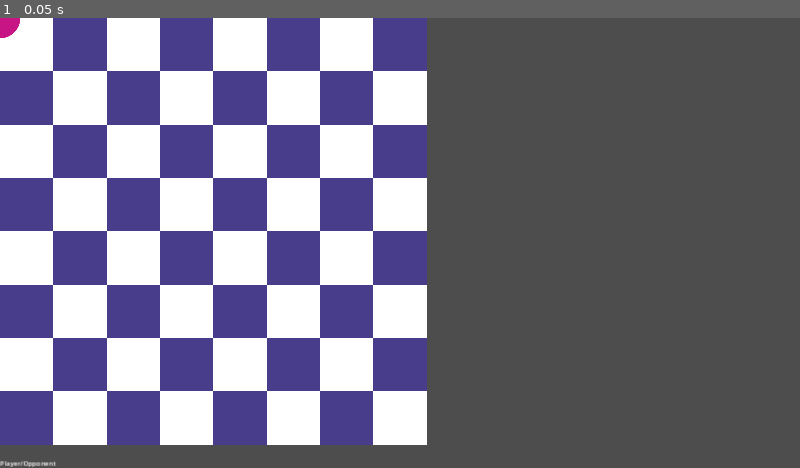
Above: before the commit, frame 1.
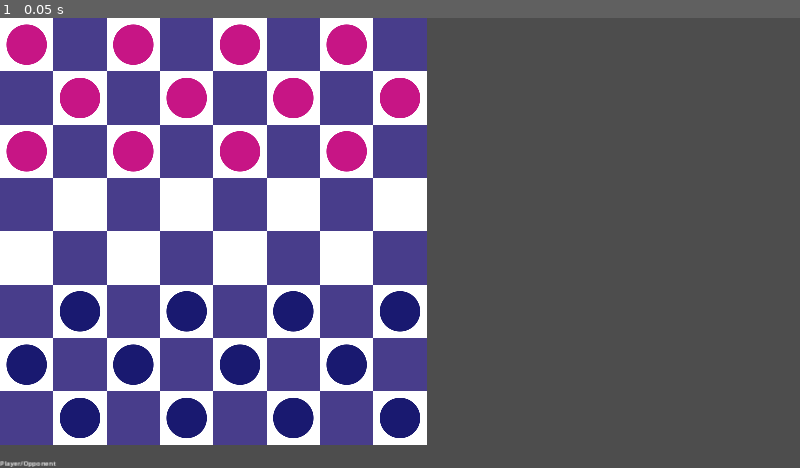
Above: after the commit, the same moment.

Repository: mattsullentrup/godot-checkers
Game: Godot game, scene res://rewrite/level/level.tscn
Two runs of this game, one before a commit and one after it. Both use one fixed random seed, a clock stepped at 60 frames per second and the inputs below.
Inputs:
- Up to frame 1 (0.05 s): no input

The runs differ from the first frame. In frame 1, 8.8% of the frame differs, in the area x 0-53%, y 0-94%.

Commit message:
Work on filling out unit group

Diff:
--- a/9_10_24_checkers/rewrite/autoloads/globals.gd
+++ b/9_10_24_checkers/rewrite/autoloads/globals.gd
@@ -1,5 +1,10 @@
 extends Node
 
 
+enum Team {
+	PLAYER,
+	OPPONENT
+}
+
 const CELL_SIZE = 128
 const GRID_SIZE = 8
--- a/9_10_24_checkers/rewrite/level/level.gd
+++ b/9_10_24_checkers/rewrite/level/level.gd
@@ -6,9 +6,12 @@
 const GRID_SIZE = 8
 
 @onready var _units_container: UnitsContainer = %Units
+@onready var _level_generator: LevelGenerator = %LevelGenerator
 
 
 func _ready() -> void:
+	_level_generator.generate_level()
+
 	_units_container.battle_over.connect(_on_battle_over)
 	_units_container.init()
 	_units_container.start_battle()
--- a/9_10_24_checkers/rewrite/level/level.tscn
+++ b/9_10_24_checkers/rewrite/level/level.tscn
@@ -10,6 +10,7 @@
 script = ExtResource("1_25vf3")
 
 [node name="LevelGenerator" type="Node2D" parent="."]
+unique_name_in_owner = true
 script = ExtResource("1_pjm2a")
 
 [node name="CellHighlights" type="Node2D" parent="."]
@@ -19,9 +20,11 @@
 script = ExtResource("3_tg5mk")
 
 [node name="PlayerGroup" type="Node2D" parent="Units"]
+unique_name_in_owner = true
 script = ExtResource("4_a64pc")
 
 [node name="OpponentGroup" type="Node2D" parent="Units"]
+unique_name_in_owner = true
 script = ExtResource("4_a64pc")
 
 [node name="UI" type="CanvasLayer" parent="."]
--- a/9_10_24_checkers/rewrite/level/level_generator.gd
+++ b/9_10_24_checkers/rewrite/level/level_generator.gd
@@ -1,11 +1,20 @@
+class_name LevelGenerator
 extends Node2D
 
 
 const UNIT = preload("res://rewrite/units/unit/unit.tscn")
 
+@onready var _player_group: UnitGroup = %PlayerGroup
+@onready var _opponent_group: UnitGroup = %OpponentGroup
+
 
 func _draw() -> void:
 	_draw_tiles()
+
+
+func generate_level() -> void:
+	_create_units(0, 3, _player_group)
+	_create_units(5, Globals.GRID_SIZE, _opponent_group)
 
 
 func _draw_tiles() -> void:
@@ -20,3 +29,14 @@
 					color,
 					true
 			)
+
+
+func _create_units(start_y: int, end_y: int, group: UnitGroup) -> void:
+	for y in range(start_y, end_y):
+		var start = 1 if y in [1, 5, 7] else 0
+		for x in range(start, Globals.GRID_SIZE, 2):
+			var unit = UNIT.instantiate()
+			unit.global_position = Vector2i(x, y) * Globals.CELL_SIZE
+			#piece.team = team
+			#units.append(piece)
+			group.add_child(unit)
--- a/9_10_24_checkers/rewrite/units/unit/unit.gd
+++ b/9_10_24_checkers/rewrite/units/unit/unit.gd
@@ -2,6 +2,7 @@
 extends Node2D
 
 
-signal got_jumped
+signal unit_defeated
+signal movement_completed
 
-var team: UnitsContainer.Team
+var team: Globals.Team
--- a/9_10_24_checkers/rewrite/units/unit/unit_visuals.gd
+++ b/9_10_24_checkers/rewrite/units/unit/unit_visuals.gd
@@ -3,11 +3,13 @@
 
 const RADIUS = 48
 const WIDTH = 5
+@warning_ignore("integer_division")
+const OFFSET = Vector2i(Globals.CELL_SIZE / 2, Globals.CELL_SIZE / 2)
 
 
 func _draw() -> void:
 	var color: Color = _get_unit_color()
-	draw_circle(global_position, RADIUS, color, true, -1, true)
+	draw_circle(OFFSET, RADIUS, color, true, -1, true)
 
 
 func _process(_delta: float) -> void:
@@ -15,9 +17,9 @@
 
 
 func _get_unit_color() -> Color:
-	if get_parent().team == UnitsContainer.Team.PLAYER:
+	if get_parent().team == Globals.Team.PLAYER:
 		return Color.MEDIUM_VIOLET_RED
-	elif get_parent().team == UnitsContainer.Team.OPPONENT:
+	elif get_parent().team == Globals.Team.OPPONENT:
 		return Color.MIDNIGHT_BLUE
 
 	return Color.TRANSPARENT
--- a/9_10_24_checkers/rewrite/units/unit_group.gd
+++ b/9_10_24_checkers/rewrite/units/unit_group.gd
@@ -2,15 +2,44 @@
 extends Node2D
 
 
+signal turn_completed
+signal defeated
+
 const UNIT = preload("res://rewrite/units/unit/unit.tscn")
 
+var team: Globals.Team
 var _units: Array[Unit]
+var _current_unit: Unit
+var _current_unit_index: int = 0
+
+# Used for UI to check if click on map is valid and then what attack to do
+var _current_actions: Array
 
 
-func _ready() -> void:
-	_create_unit()
+func init() -> void:
+	for child in get_children():
+		var unit := child as Unit
+		if unit:
+			unit.team = team
+			unit.unit_defeated.connect(_on_unit_defeated)
+			_units.append(unit)
 
 
-func _create_unit() -> void:
-	var unit = UNIT.instantiate()
-	add_child(unit)
+func _connect_current_unit_signal() -> void:
+	_current_unit.movement_completed.connect(_on_movement_completed)
+
+
+func _disconnect_current_unit_signal() -> void:
+	_current_unit.movement_completed.disconnect(_on_movement_completed)
+
+
+func _take_turn() -> void:
+	_current_unit_index = -1
+
+
+func _on_unit_defeated() -> void:
+	pass
+
+
+func _on_movement_completed() -> void:
+	pass
--- a/9_10_24_checkers/rewrite/units/units_container.gd
+++ b/9_10_24_checkers/rewrite/units/units_container.gd
@@ -4,20 +4,22 @@
 
 signal battle_over(player_won: bool)
 
-enum Team {
-	PLAYER,
-	OPPONENT
-}
+var _whose_turn: Globals.Team
 
-var _whose_turn: Team
+@onready var _player_group: UnitGroup = %PlayerGroup
+@onready var _opponent_group: UnitGroup = %OpponentGroup
 
 
 func init() -> void:
-	pass
+	_player_group.team = Globals.Team.PLAYER
+	_player_group.init()
+
+	_opponent_group.team = Globals.Team.OPPONENT
+	_opponent_group.init()
 
 
 func start_battle() -> void:
-	pass
+	_whose_turn = Globals.Team.PLAYER
 
 
 func get_active_units() -> void:
